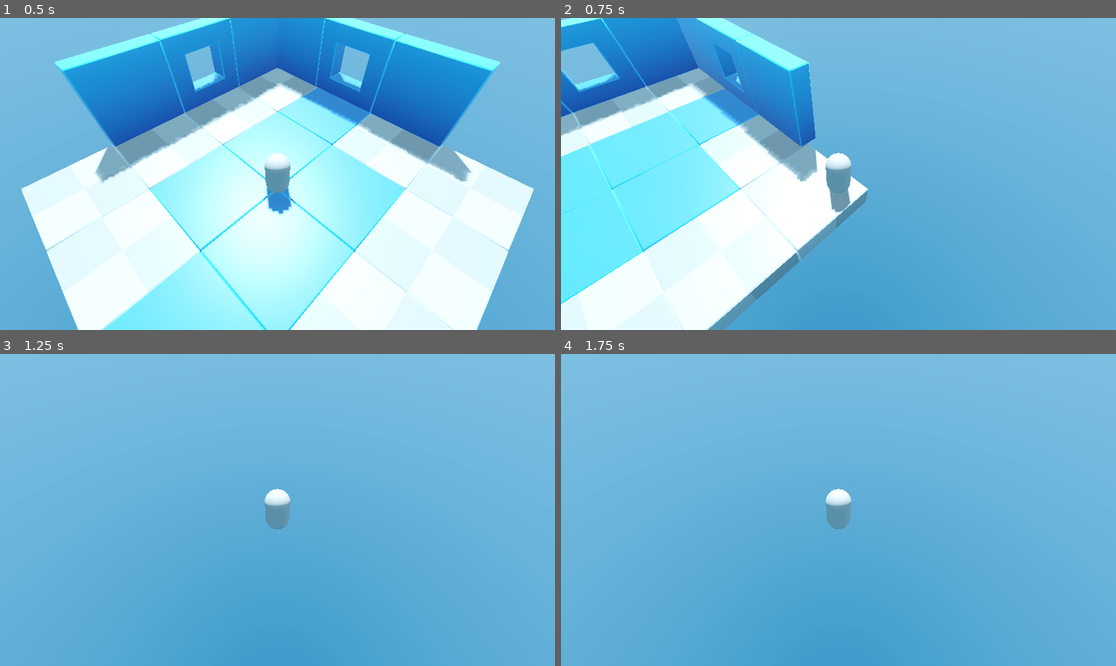
Above: before the commit, frames 1-4 (two rows, left to right).
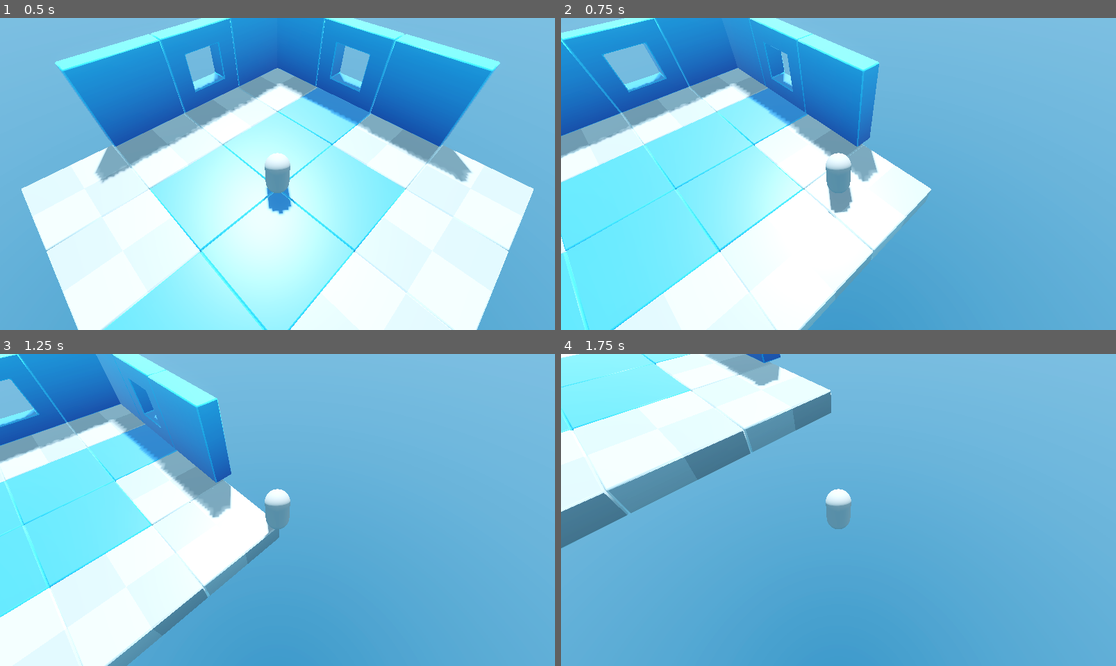
Above: after the commit, the same moments.

Repository: vibrunazo/godot-roguelike
Game: Godot game, scene res://Levels/LevelTemplate.tscn
The game is run twice, just before and just after one commit, with the same random seed, the same clock (stepped at 60 frames per second) and the same inputs.
Inputs:
- Up to frame 1 (0.5 s): no input
- Up to frame 2 (0.75 s): tap Enter at 0.5 s; hold D (move_right) from 0.53 s (still down); hold Space (dash) from 0.53 s (still down)
- Up to frame 3 (1.25 s): keep holding D (move_right); keep holding Space (dash)
- Up to frame 4 (1.75 s): release D (move_right) at 1.28 s; release Space (dash) at 1.28 s; hold S (move_back) from 1.28 s (still down); tap Space (dash) at 1.35 s

Frame 1 is identical in both runs. In frame 2, 35% of the frame differs, in the area x 0-67%, y 0-100%; in frame 3, 38%, in the area x 0-51%, y 0-100%; in frame 4, 19%.

Commit message:
10. Timers and Magic Numbers

Diff:
--- a/Player/player.gd
+++ b/Player/player.gd
@@ -1,6 +1,14 @@
 class_name Player
 extends CharacterBody3D
 
+## Regular run speed in meters per second. Read by Run and Fall States
+@export var movement_speed := 8.0
+## Speed during dash in meters per second. Read by Dash State.
+@export var dash_speed := 50.0
+
+@onready var dash_cooldown: Timer = $DashCooldown
+
+## Returns the current input direction towards camera. Normalized.
 func get_movement_direction() -> Vector3:
 	var input := Vector3.ZERO
 	var input_vector := Input.get_vector("move_left", "move_right", "move_forward", "move_back")
@@ -9,3 +17,8 @@
 	var camera_rotation := camera.global_rotation.y
 	input = input.rotated(Vector3.UP, camera_rotation)
 	return input.normalized()
+
+func can_dash() -> bool:
+	if get_movement_direction().is_zero_approx():
+		return false
+	return dash_cooldown.is_stopped()
--- a/Player/player.tscn
+++ b/Player/player.tscn
@@ -12,6 +12,10 @@
 
 [node name="Player" type="CharacterBody3D" unique_id=602303743]
 script = ExtResource("1_l8h54")
+
+[node name="DashCooldown" type="Timer" parent="." unique_id=27957904]
+wait_time = 0.3
+one_shot = true
 
 [node name="MeshInstance3D" type="MeshInstance3D" parent="." unique_id=1950298725]
 mesh = SubResource("CapsuleMesh_hvfyp")
@@ -42,8 +46,9 @@
 player = NodePath("../..")
 metadata/_custom_type_script = "uid://c2fahn2m2se57"
 
-[node name="PlayerDash" type="Node" parent="StateMachine" unique_id=1966261831 node_paths=PackedStringArray("player")]
+[node name="PlayerDash" type="Node" parent="StateMachine" unique_id=1966261831 node_paths=PackedStringArray("running_state", "player")]
 script = ExtResource("5_a28ek")
+running_state = NodePath("../PlayerRun")
 player = NodePath("../..")
 metadata/_custom_type_script = "uid://21pflv2d1drw"
 
--- a/StateMachine/PlayerState.gd
+++ b/StateMachine/PlayerState.gd
@@ -4,11 +4,15 @@
 @export var player: Player
 @export var dash_state: PlayerState
 
+## Sets player velocity based on current input direction and speed
 func core_movement(delta: float, speed: float) -> void:
 	var direction := player.get_movement_direction()
 	player.velocity = direction * speed
 
+## changes to Dash State with current input direction if dash action was pressed
 func check_dash(event: InputEvent) -> void:
+	if player.can_dash() == false:
+		return
 	if event.is_action_pressed("dash"):
 		var direction := player.get_movement_direction()
 		finished.emit(dash_state.name, {"direction": direction})
--- a/StateMachine/PlayerStates/PlayerDash.gd
+++ b/StateMachine/PlayerStates/PlayerDash.gd
@@ -1,11 +1,20 @@
 class_name PlayerDash
 extends PlayerState
+
+## State we'll go to after dash timer is finished
+@export var running_state: PlayerRun
+
+@onready var dash_duration: Timer = $DashDuration
 
 var direction: Vector3
 
 func enter(_previous_state_path: String, _data := {}) -> void:
 	direction = _data.direction
-	player.velocity = direction * 50.0
+	player.velocity = direction * player.dash_speed
+	player.dash_cooldown.start()
+	dash_duration.start()
 
 func physics_update(_delta: float) -> void:
+	if dash_duration.is_stopped():
+		finished.emit(running_state.name)
 	player.move_and_slide()
--- a/StateMachine/PlayerStates/PlayerFall.gd
+++ b/StateMachine/PlayerStates/PlayerFall.gd
@@ -4,7 +4,7 @@
 @export var run_state: PlayerState
 
 func physics_update(_delta: float) -> void:
-	core_movement(_delta, 8.0)
+	core_movement(_delta, player.movement_speed)
 	if player.is_on_floor() == true:
 		finished.emit(run_state.name)
 	player.velocity += player.get_gravity()
--- a/StateMachine/PlayerStates/PlayerRun.gd
+++ b/StateMachine/PlayerStates/PlayerRun.gd
@@ -4,7 +4,7 @@
 @export var fall_state: PlayerState
 
 func physics_update(_delta: float) -> void:
-	core_movement(_delta, 8.0)
+	core_movement(_delta, player.movement_speed)
 	if player.is_on_floor() == false:
 		finished.emit(fall_state.name)
 	player.move_and_slide()
